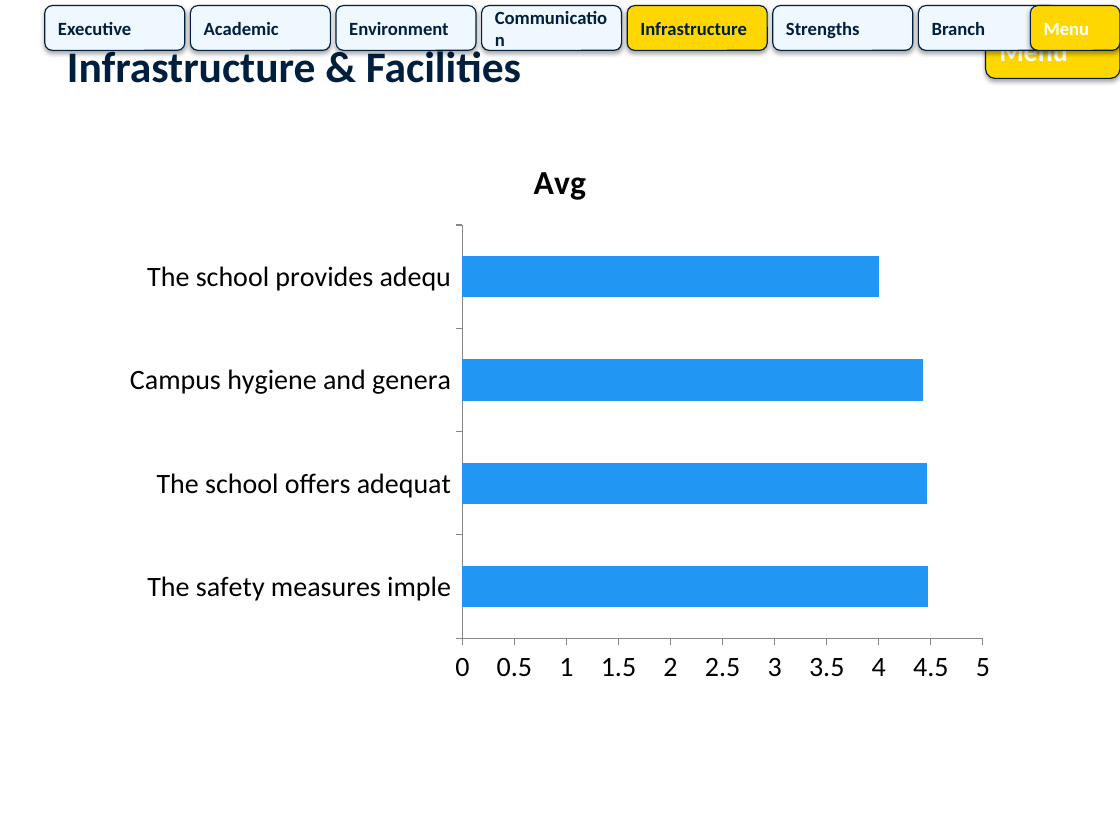
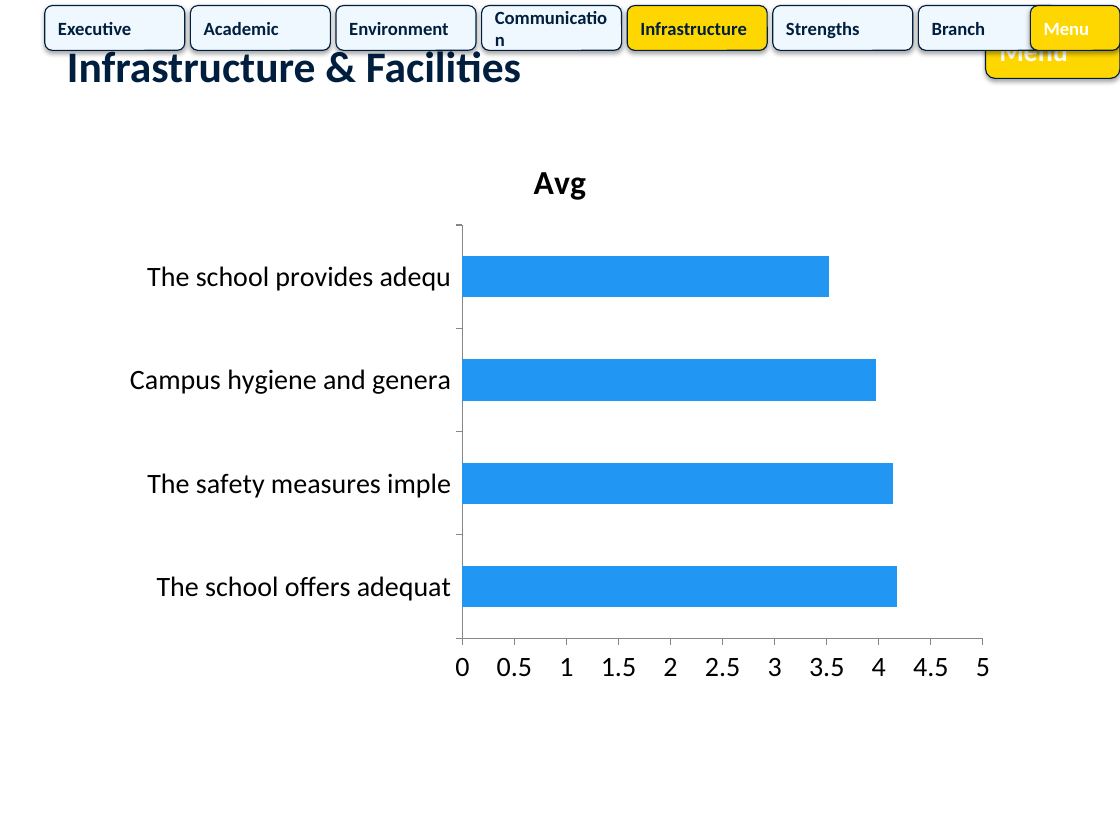
Before and after one commit to commonlearning892/feedback, a slide deck: slide 12 of Pre_Primary_Feedback_Analysis.pptx. Drawn at 1120x840 pixels with LibreOffice and Linux fonts; fonts in the diff are those of the drawing. Boxes give left, top, right and bottom in pixels: in the first picture for what was removed or moved away, otherwise in the second. Text is boxed around its words. In the diff, an @@ line names an element or a change of style, - is before the commit and + after.

```diff
--- a/Pre_Primary_Feedback_Analysis.pptx
+++ b/Pre_Primary_Feedback_Analysis.pptx
@@ bar chart at <box>112,134,1008,694</box> @@
-categories: The safety measures imple, The school offers adequat, Campus hygiene and genera, The school provides adequ
+categories: The school offers adequat, The safety measures imple, Campus hygiene and genera, The school provides adequ
-Avg: 4.5, 4.5, 4.4, 4
+Avg: 4.2, 4.1, 4, 3.5
```
Also in this commit, not shown: 9 other slides changed, 14 other files.
